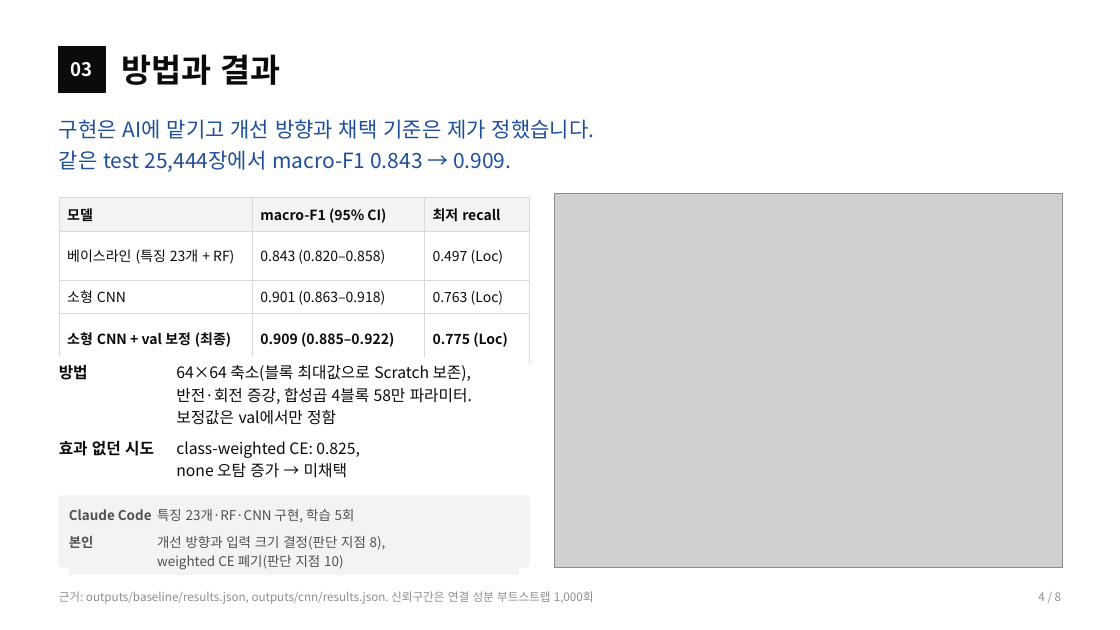
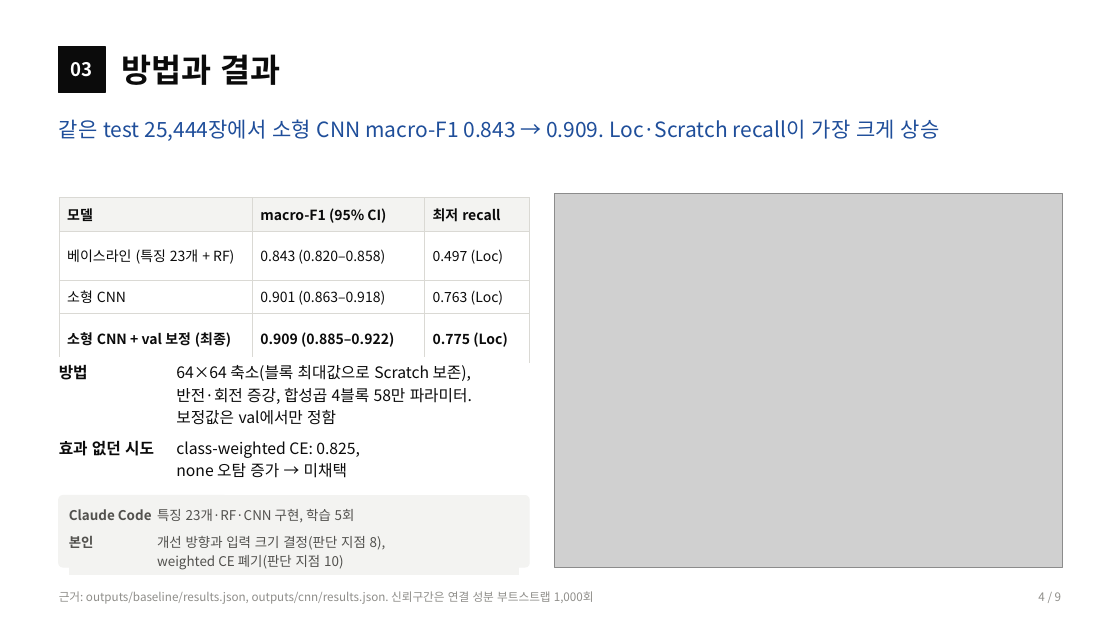
Before and after one commit to sl2ver/wm811k-wafer-defect-classification, a slide deck: slide 4 of portfolio/portfolio.pptx. Drawn at 1120x630 pixels with LibreOffice and Linux fonts; fonts in the diff are those of the drawing; grey boxes stand for pictures. Boxes give left, top, right and bottom in pixels: in the first picture for what was removed or moved away, otherwise in the second. Text is boxed around its words. In the diff, an @@ line names an element or a change of style, - is before the commit and + after.

```diff
--- a/portfolio/portfolio.pptx
+++ b/portfolio/portfolio.pptx
@@ text at (59,119,940,141): text changed @@
-구현은 AI에 맡기고 개선 방향과 채택 기준은 제가 정했습니다.
-같은 test 25,444장에서 macro-F1 0.843 → 0.909.
+같은 test 25,444장에서 소형 CNN macro-F1 0.843 → 0.909. Loc·Scratch recall이 가장 크게 상승
```
Also in this commit, not shown: 7 other slides changed, 1 slide added, 24 other files.
